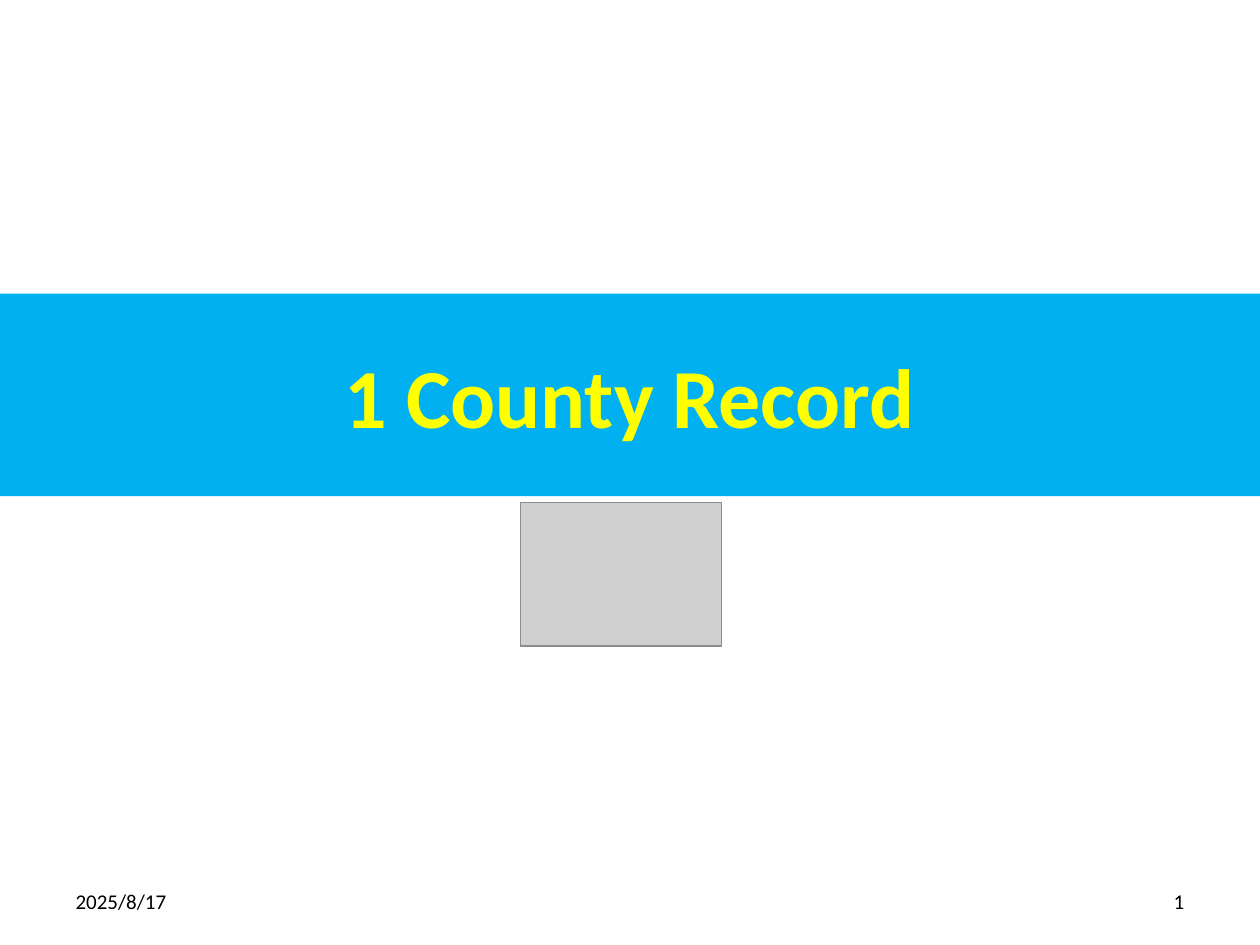
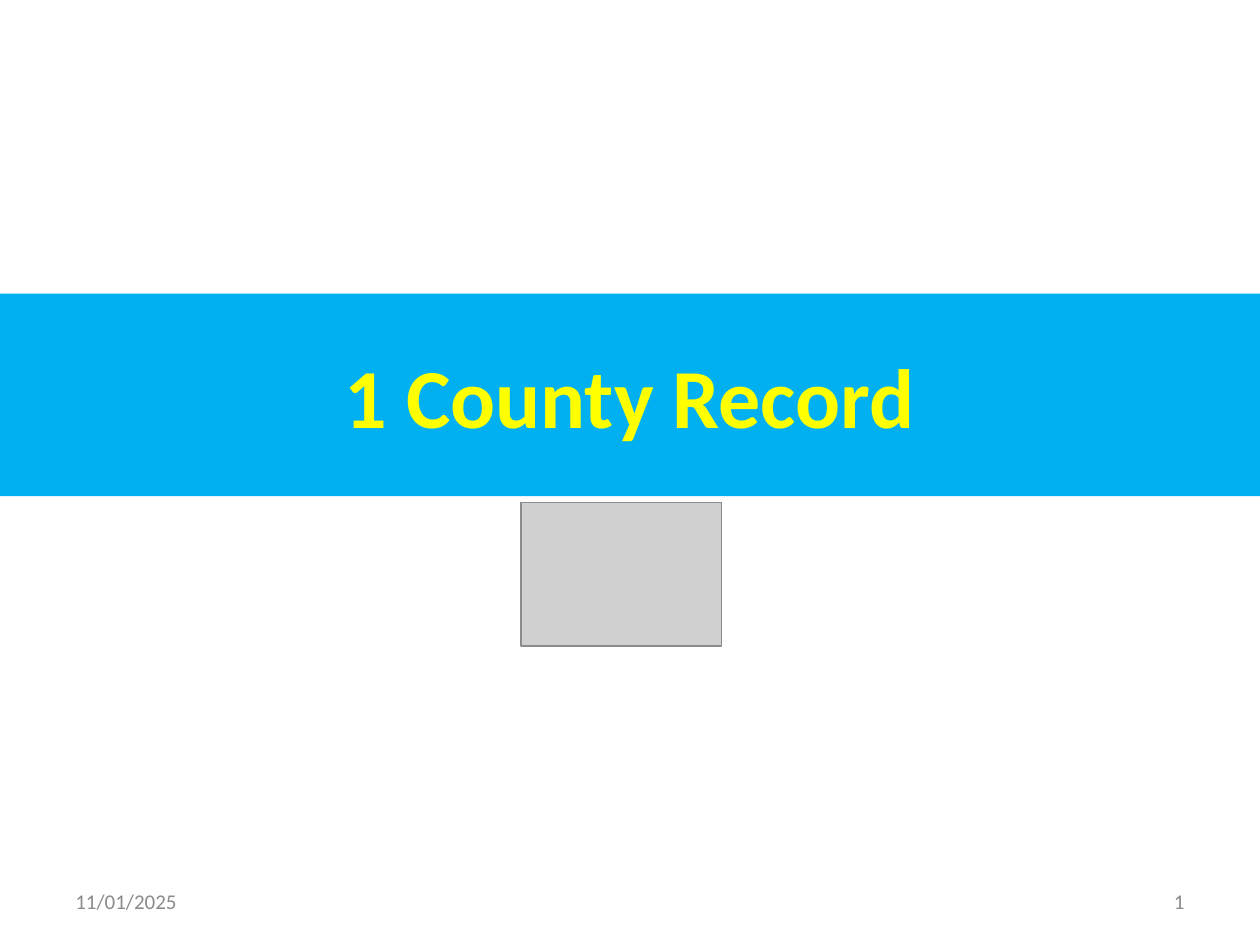
Before and after one commit to peterhchen/1000_Family, a slide deck: slide 1 of Real_Estate/SanJose_90_8th/200_Boundary/00_CountyRecordWebSite.pptx. Drawn at 1260x945 pixels with LibreOffice and Linux fonts; fonts in the diff are those of the drawing; grey boxes stand for pictures. Boxes give left, top, right and bottom in pixels: in the first picture for what was removed or moved away, otherwise in the second. Text is boxed around its words. In the diff, an @@ line names an element or a change of style, - is before the commit and + after.

```diff
--- a/Real_Estate/SanJose_90_8th/200_Boundary/00_CountyRecordWebSite.pptx
+++ b/Real_Estate/SanJose_90_8th/200_Boundary/00_CountyRecordWebSite.pptx
@@ text at (x1=75, y1=894, x2=176, y2=910): text changed; text colour #000000 to #8B8B8B @@
-2025/8/17
+11/01/2025
@@ page number at (x1=1174, y1=895, x2=1185, y2=909): text colour #000000 to #8B8B8B @@
```
Also in this commit, not shown: 2 other slides changed, 1 slide added.
